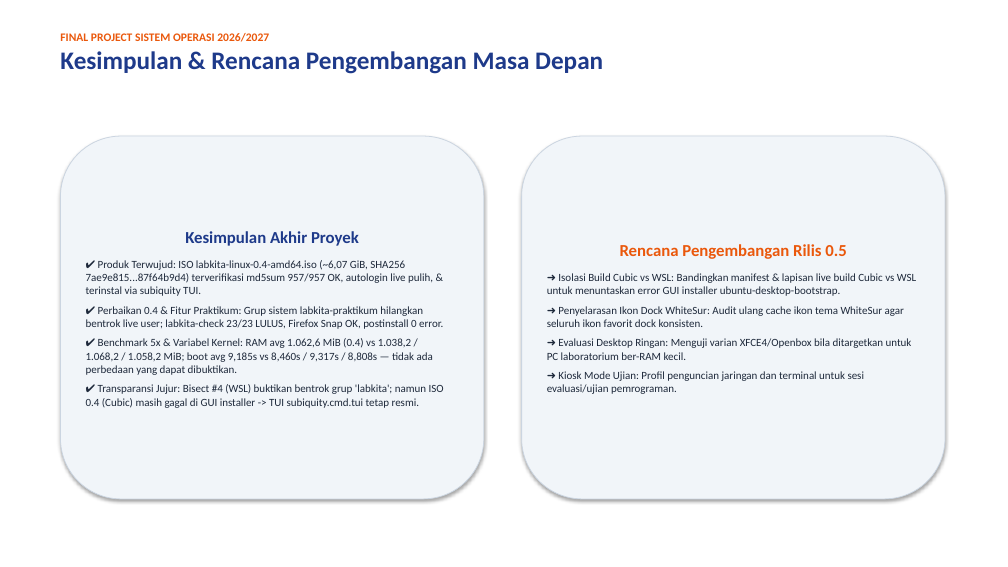
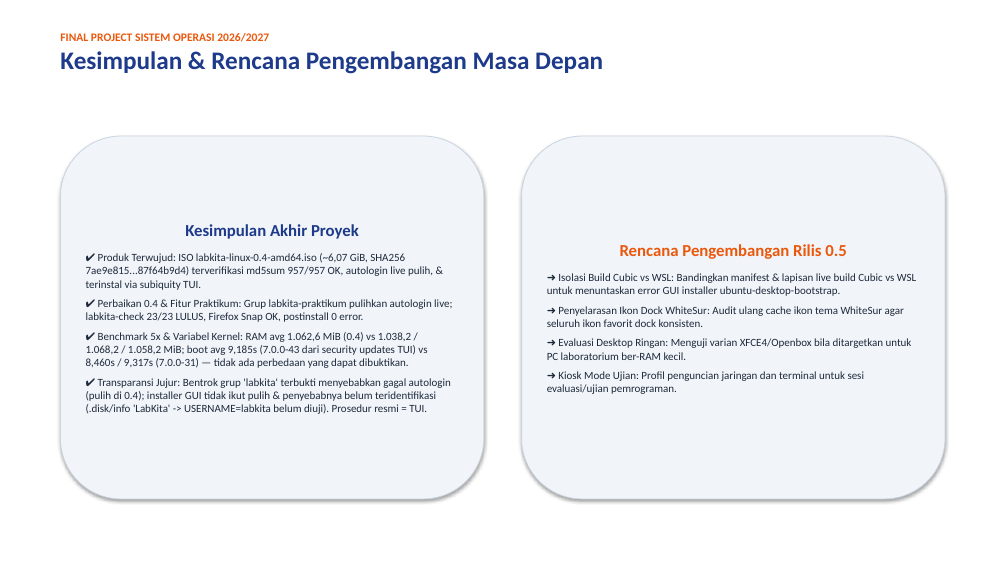
Before and after one commit to luvices/labkita, a slide deck: slide 12 of docs/presentation/labkita-presentation.pptx. Drawn at 1008x567 pixels with LibreOffice and Linux fonts; fonts in the diff are those of the drawing. Boxes give left, top, right and bottom in pixels: in the first picture for what was removed or moved away, otherwise in the second. Text is boxed around its words. In the diff, an @@ line names an element or a change of style, - is before the commit and + after.

Commit message:
docs: sinkronkan PDF laporan dan slide PPTX soal autologin, GUI, dan kernel

```diff
--- a/docs/presentation/labkita-presentation.pptx
+++ b/docs/presentation/labkita-presentation.pptx
@@ text in rounded rectangle at (86,299,452,414): text changed @@
-✔ Perbaikan 0.4 & Fitur Praktikum: Grup sistem labkita-praktikum hilangkan bentrok live user; labkita-check 23/23 LULUS, Firefox Snap OK, postinstall 0 error.
-✔ Benchmark 5x & Variabel Kernel: RAM avg 1.062,6 MiB (0.4) vs 1.038,2 / 1.068,2 / 1.058,2 MiB; boot avg 9,185s vs 8,460s / 9,317s / 8,808s — tidak ada perbedaan yang dapat dibuktikan.
-✔ Transparansi Jujur: Bisect #4 (WSL) buktikan bentrok grup 'labkita'; namun ISO 0.4 (Cubic) masih gagal di GUI installer -> TUI subiquity.cmd.tui tetap resmi.
+✔ Perbaikan 0.4 & Fitur Praktikum: Grup labkita-praktikum pulihkan autologin live; labkita-check 23/23 LULUS, Firefox Snap OK, postinstall 0 error.
+✔ Benchmark 5x & Variabel Kernel: RAM avg 1.062,6 MiB (0.4) vs 1.038,2 / 1.068,2 / 1.058,2 MiB; boot avg 9,185s (7.0.0-43 dari security updates TUI) vs 8,460s / 9,317s (7.0.0-31) — tidak ada perbedaan yang dapat dibuktikan.
+✔ Transparansi Jujur: Bentrok grup 'labkita' terbukti menyebabkan gagal autologin (pulih di 0.4); installer GUI tidak ikut pulih & penyebabnya belum teridentifikasi (.disk/info 'LabKita' -> USERNAME=labkita belum diuji). Prosedur resmi = TUI.
```
Also in this commit, not shown: 3 other slides changed, 3 other files.
